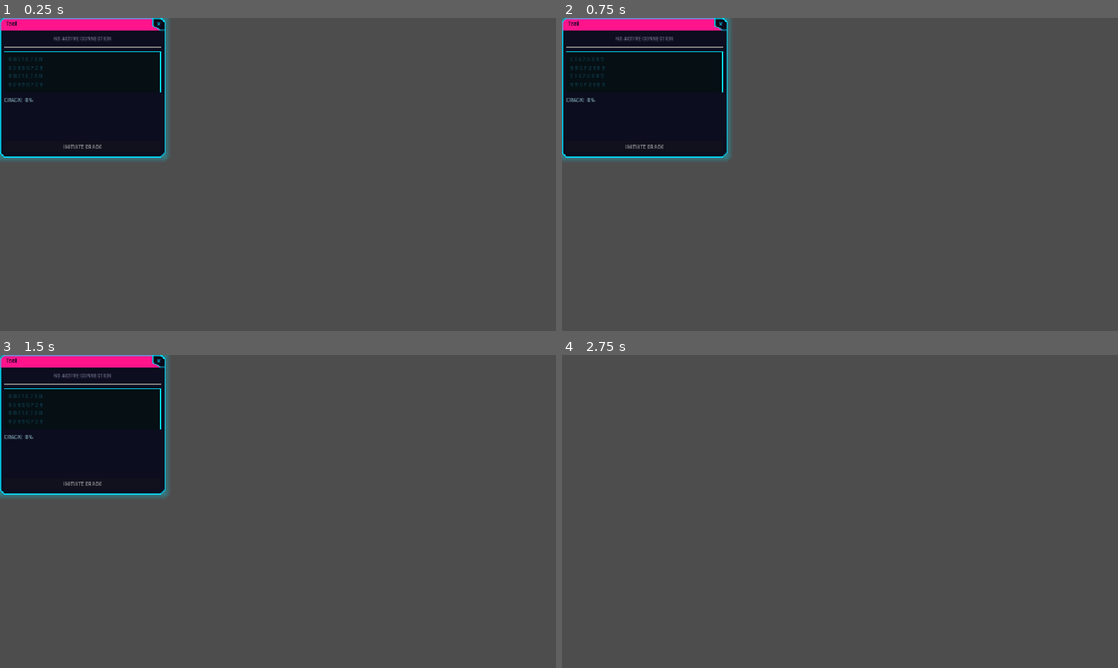
Above: before the commit, frames 1-4 (two rows, left to right).
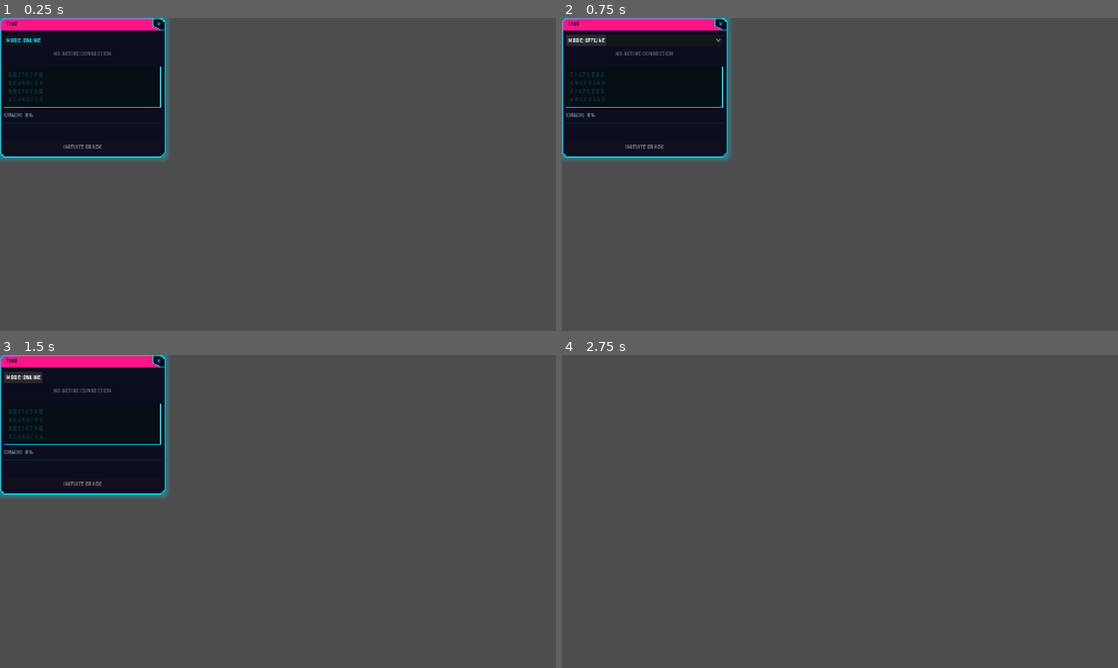
Above: after the commit, the same moments.

Repository: Sub-Xaero/Delta-Terminal-v2
Game: Godot game, scene res://scenes/tools/password_cracker.tscn
Two runs of this game, one before a commit and one after it. Both use one fixed random seed, a clock stepped at 60 frames per second and the inputs below. This scene is started directly instead of the project's main scene.
Inputs (mouse positions are in pixels of both pictures, inside the frame that each line leads up to):
- Up to frame 1 (0.25 s): no input
- Up to frame 2 (0.75 s): click (584, 39) at 0.5 s, where only the run after the commit has a clickable "MODE: ONLINE"
- Up to frame 3 (1.5 s): click (22, 376) at 1.25 s, where only the run after the commit has a clickable "MODE: OFFLINE"
- Up to frame 4 (2.75 s): click "✕" at 2 s

The runs differ from the first frame. In frame 1, 0.7% of the frame differs, in the area x 0-29%, y 6-32%; in frame 2, 0.9%, in the area x 0-29%, y 5-32%; in frame 3, 0.9%; in frame 4, nothing differs.

Commit message:
Add offline wordlist mode to Password Cracker (#40)
A new MODE: ONLINE/OFFLINE toggle at the top of the Password Cracker
window lets the player crack hashes from CredentialManager locally —
no connection, no trace generated. Duration scales with target node
security and hardware stack speed; success probability falls off for
high-security hashes, prompting future wordlist upgrades. Cracked
plaintexts are written back to CredentialManager.mark_cracked() so
they unlock direct-login flows (e.g. Bank Terminal).

Closes #40

Diff:
--- a/scenes/tools/password_cracker.gd
+++ b/scenes/tools/password_cracker.gd
@@ -5,10 +5,17 @@
 ## and reacts to trace_completed to detect failure.
 
 enum State { IDLE, FIREWALL_LOCKED, READY, CRACKING, SUCCESS, FAILED }
+enum Mode  { ONLINE, OFFLINE }
 
 const HEX_CHARS := "0123456789ABCDEF"
 const GRID_COLS := 8
 const GRID_ROWS := 4
+
+# Plaintext words checked sequentially by the offline wordlist crack.
+const COMMON_WORDLIST: Array[String] = [
+	"password", "letmein", "qwerty", "admin", "ghost", "delta", "neon", "1234",
+	"sunshine", "matrix", "trinity", "synapse", "cipher", "phantom",
+]
 
 # ── Node refs ──────────────────────────────────────────────────────────────────
 @onready var status_label: Label         = $ContentArea/Margin/VBox/StatusLabel
@@ -19,9 +26,14 @@
 
 # ── State ──────────────────────────────────────────────────────────────────────
 var _state:          State = State.IDLE
+var _mode:           Mode  = Mode.ONLINE
 var _crack_progress: float = 0.0
 var _crack_duration: float = 0.0
 var _crack_elapsed:  float = 0.0
+var _offline_node_id: String = ""
+var _offline_username: String = ""
+var _offline_picker: OptionButton = null
+var _mode_btn: Button = null
 
 
 func _ready() -> void:
@@ -31,11 +43,74 @@
 	EventBus.trace_completed.connect(_on_trace_completed)
 	EventBus.firewall_bypassed.connect(_on_firewall_bypassed)
 	action_btn.pressed.connect(_on_action_pressed)
+	_build_mode_controls()
 	_setup_theme()
 	if NetworkSim.is_connected:
 		_on_network_connected(NetworkSim.connected_node_id)
 	else:
 		_update_ui()
+
+
+func _build_mode_controls() -> void:
+	# Drop in an [ONLINE | OFFLINE] toggle + offline target picker at the top.
+	var vbox: VBoxContainer = $ContentArea/Margin/VBox
+	var row := HBoxContainer.new()
+	row.add_theme_constant_override("separation", 6)
+	_mode_btn = Button.new()
+	_mode_btn.text = "MODE: ONLINE"
+	_mode_btn.add_theme_color_override("font_color", Color(0.0, 0.88, 1.0))
+	_mode_btn.pressed.connect(_on_mode_toggle)
+	row.add_child(_mode_btn)
+	_offline_picker = OptionButton.new()
+	_offline_picker.visible = false
+	_offline_picker.size_flags_horizontal = Control.SIZE_EXPAND_FILL
+	_offline_picker.item_selected.connect(_on_offline_target_selected)
+	row.add_child(_offline_picker)
+	vbox.add_child(row)
+	vbox.move_child(row, 0)
+
+
+func _on_mode_toggle() -> void:
+	_mode = Mode.OFFLINE if _mode == Mode.ONLINE else Mode.ONLINE
+	_mode_btn.text = "MODE: %s" % ("OFFLINE" if _mode == Mode.OFFLINE else "ONLINE")
+	if _mode == Mode.OFFLINE:
+		_populate_offline_targets()
+		_offline_picker.visible = true
+	else:
+		_offline_picker.visible = false
+		if NetworkSim.is_connected:
+			_on_network_connected(NetworkSim.connected_node_id)
+		else:
+			_state = State.IDLE
+	_update_ui()
+
+
+func _populate_offline_targets() -> void:
+	_offline_picker.clear()
+	var entries: Array = []
+	for node_id: String in CredentialManager.credentials:
+		for cred: Dictionary in CredentialManager.get_credentials(node_id):
+			if cred.get("cracked", false):
+				continue
+			if cred.get("password_hash", "").is_empty():
+				continue
+			entries.append({ "node_id": node_id, "username": cred.get("username", "?") })
+			_offline_picker.add_item("%s @ %s" % [cred.get("username", "?"), NetworkSim.get_node_data(node_id).get("name", node_id)])
+	_offline_picker.set_meta("entries", entries)
+	if entries.is_empty():
+		_state = State.IDLE
+	else:
+		_on_offline_target_selected(0)
+
+
+func _on_offline_target_selected(idx: int) -> void:
+	var entries: Array = _offline_picker.get_meta("entries", [])
+	if idx < 0 or idx >= entries.size():
+		return
+	_offline_node_id  = entries[idx]["node_id"]
+	_offline_username = entries[idx]["username"]
+	_state = State.READY
+	_update_ui()
 
 
 func _process(delta: float) -> void:
@@ -79,6 +154,9 @@
 
 
 func _start_crack() -> void:
+	if _mode == Mode.OFFLINE:
+		_start_offline_crack()
+		return
 	var data:     Dictionary = NetworkSim.get_node_data(NetworkSim.connected_node_id)
 	var security: int        = NetworkSim.effective_security(NetworkSim.connected_node_id)
 	if security <= 0:
@@ -95,6 +173,22 @@
 	_update_ui()
 
 
+func _start_offline_crack() -> void:
+	if _offline_node_id.is_empty():
+		return
+	var sec: int = NetworkSim.get_node_data(_offline_node_id).get("security", 1)
+	_crack_duration = maxf(6.0, float(sec) * 6.0)
+	_crack_elapsed  = 0.0
+	_crack_progress = 0.0
+	_state = State.CRACKING
+	# Offline mode is local — no trace, no remote signal.
+	EventBus.tool_task_started.emit("password_cracker", "%s:%s" % [_offline_node_id, _offline_username])
+	EventBus.log_message.emit(
+		"Offline wordlist attack: %s @ %s" % [_offline_username, _offline_node_id], "info"
+	)
+	_update_ui()
+
+
 func _abort_crack() -> void:
 	_state          = State.READY
 	_crack_progress = 0.0
@@ -107,6 +201,9 @@
 
 
 func _on_crack_complete() -> void:
+	if _mode == Mode.OFFLINE:
+		_on_offline_complete()
+		return
 	_state = State.SUCCESS
 	var node_id := NetworkSim.connected_node_id
 	NetworkSim.crack_node(node_id)
@@ -114,9 +211,33 @@
 	_update_ui()
 
 
+func _on_offline_complete() -> void:
+	# Pick a plausible plaintext from the wordlist. High-security nodes only
+	# yield a result some of the time — the player is meant to upgrade lists.
+	var sec: int = NetworkSim.get_node_data(_offline_node_id).get("security", 1)
+	var success_chance: float = clampf(1.0 - (float(sec) - 1.0) * 0.18, 0.15, 1.0)
+	var plaintext: String = ""
+	if randf() < success_chance:
+		plaintext = COMMON_WORDLIST[randi() % COMMON_WORDLIST.size()]
+		CredentialManager.mark_cracked(_offline_node_id, _offline_username, plaintext)
+		EventBus.log_message.emit(
+			"Hash cracked: %s -> %s" % [_offline_username, plaintext], "info"
+		)
+		_state = State.SUCCESS
+	else:
+		EventBus.log_message.emit(
+			"Wordlist exhausted — upgrade required to crack %s" % _offline_username, "warn"
+		)
+		_state = State.FAILED
+	EventBus.tool_task_completed.emit("password_cracker", "%s:%s" % [_offline_node_id, _offline_username], _state == State.SUCCESS)
+	_update_ui()
+
+
 # ── EventBus handlers ──────────────────────────────────────────────────────────
 
 func _on_network_connected(node_id: String) -> void:
+	if _mode == Mode.OFFLINE:
+		return
 	_crack_progress = 0.0
 	_crack_elapsed  = 0.0
 	crack_bar.value = 0.0
@@ -139,6 +260,8 @@
 
 
 func _on_network_disconnected() -> void:
+	if _mode == Mode.OFFLINE:
+		return
 	_state          = State.IDLE
 	_crack_progress = 0.0
 	_crack_elapsed  = 0.0
@@ -173,13 +296,19 @@
 			action_btn.text     = "FIREWALL LOCKED"
 			action_btn.disabled = true
 		State.READY:
-			var data: Dictionary = NetworkSim.get_node_data(NetworkSim.connected_node_id)
-			status_label.text = "TARGET:  %s  —  %s" % [
-				data.get("ip", "?"), data.get("name", "?")
-			]
-			status_label.add_theme_color_override("font_color", Color(0.75, 0.92, 1.0))
-			action_btn.text     = "INITIATE CRACK"
-			action_btn.disabled = false
+			if _mode == Mode.OFFLINE:
+				status_label.text = "OFFLINE TARGET:  %s @ %s" % [_offline_username, _offline_node_id]
+				status_label.add_theme_color_override("font_color", Color(0.75, 0.92, 1.0))
+				action_btn.text     = "START WORDLIST"
+				action_btn.disabled = false
+			else:
+				var data: Dictionary = NetworkSim.get_node_data(NetworkSim.connected_node_id)
+				status_label.text = "TARGET:  %s  —  %s" % [
+					data.get("ip", "?"), data.get("name", "?")
+				]
+				status_label.add_theme_color_override("font_color", Color(0.75, 0.92, 1.0))
+				action_btn.text     = "INITIATE CRACK"
+				action_btn.disabled = false
 		State.CRACKING:
 			action_btn.text     = "ABORT"
 			action_btn.disabled = false
